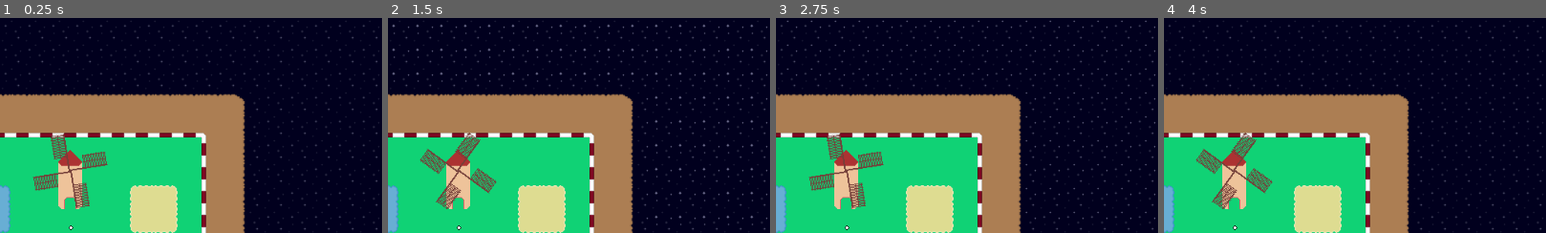
Above: before the commit, frames 1-4 (left to right).
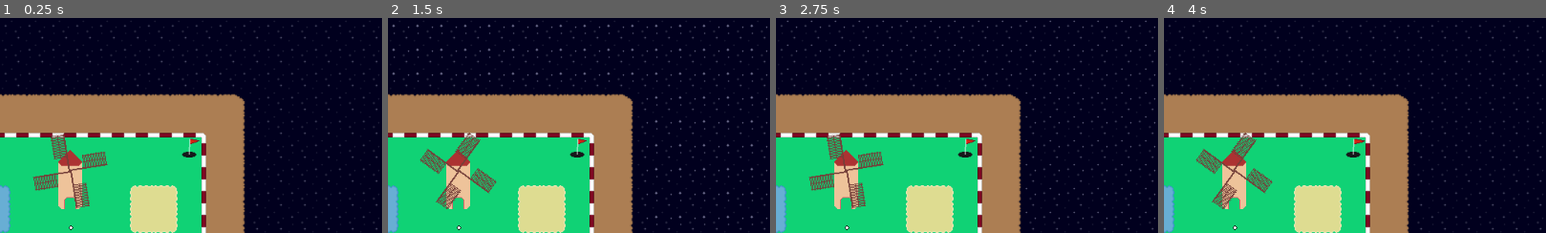
Above: after the commit, the same moments.

Repository: SleepingColossus/rustys-mini-golf
Game: Godot game, scene res://Maps/TestMap.tscn
Same seed, same stepped clock (60 frames per second), same inputs: the game is played once before the commit and once after it. The project has no main scene, so this scene is started directly.
Inputs (mouse positions are % of the whole screen's width and height, from its top left):
- Up to frame 1 (0.25 s): no input
- Up to frame 2 (1.5 s): move the mouse to (72, 45) at 0.52 s; click (72, 45) at 0.67 s; move the mouse to (30, 55) at 1.27 s; click (30, 55) at 1.42 s
- Up to frame 3 (2.75 s): move the mouse to (60, 28) at 2.02 s; click (60, 28) at 2.17 s
- Up to frame 4 (4 s): move the mouse to (45, 70) at 2.77 s; click (45, 70) at 2.92 s; move the mouse to (80, 65) at 3.52 s; click (80, 65) at 3.67 s
The pictures show only the part of the screen within x 30-80%, y 0-50%; the shares and areas given below are measured in that part.

The runs differ from the first frame. In frame 1, 0.2% of the frame differs, in the area x 47-53%, y 56-65%; in frame 2, 0.2%; in frame 3, 0.2%; in frame 4, 0.2%.

Commit message:
Implement hole

Diff:
--- a/Src/GameObjects/Ball/Ball.gd
+++ b/Src/GameObjects/Ball/Ball.gd
@@ -1,5 +1,6 @@
 extends RigidBody2D
 
+const LAYER_HOLE = 1
 const LAYER_WATER = 2
 const LAYER_SAND = 3
 
@@ -38,13 +39,17 @@
     position = last_known_position
 
 
+func win():
+    queue_free()
+    print_debug("YOU WIN!!!")
+
 func _on_body_shape_entered(body_rid, body, body_shape_index, local_shape_index):
     if body is TileMap:
         var tile_coordinatess = body.get_coords_for_body_rid(body_rid)
 
         for layer_index in body.get_layers_count():
             # do not check for collisions on background layer
-            if layer_index != 2 and layer_index != 3:
+            if layer_index < LAYER_HOLE or layer_index > LAYER_SAND:
                 continue
 
             var tile_data = body.get_cell_tile_data(layer_index, tile_coordinatess)
@@ -52,6 +57,8 @@
             if not (tile_data is TileData):
                 continue
             else:
+                if layer_index == LAYER_HOLE:
+                    win()
                 if layer_index == LAYER_WATER:
                     $AnimationPlayer.play("die_and_reset")
                 if layer_index == LAYER_SAND:
--- a/Src/Maps/TestMap.tscn
+++ b/Src/Maps/TestMap.tscn
@@ -14,13 +14,13 @@
 tile_set = ExtResource("1_iv4n2")
 format = 2
 layer_0/tile_data = PackedInt32Array(196614, 0, 6, 196615, 65536, 6, 196616, 65536, 6, 196617, 65536, 6, 196618, 65536, …(1888 unchanged characters)…
-layer_1/name = ""
+layer_1/name = "Hole"
 layer_1/enabled = true
 layer_1/modulate = Color(1, 1, 1, 1)
 layer_1/y_sort_enabled = false
 layer_1/y_sort_origin = 0
 layer_1/z_index = 0
-layer_1/tile_data = PackedInt32Array()
+layer_1/tile_data = PackedInt32Array(327697, 0, 9)
 layer_2/name = "Water"
 layer_2/enabled = true
 layer_2/modulate = Color(1, 1, 1, 1)
